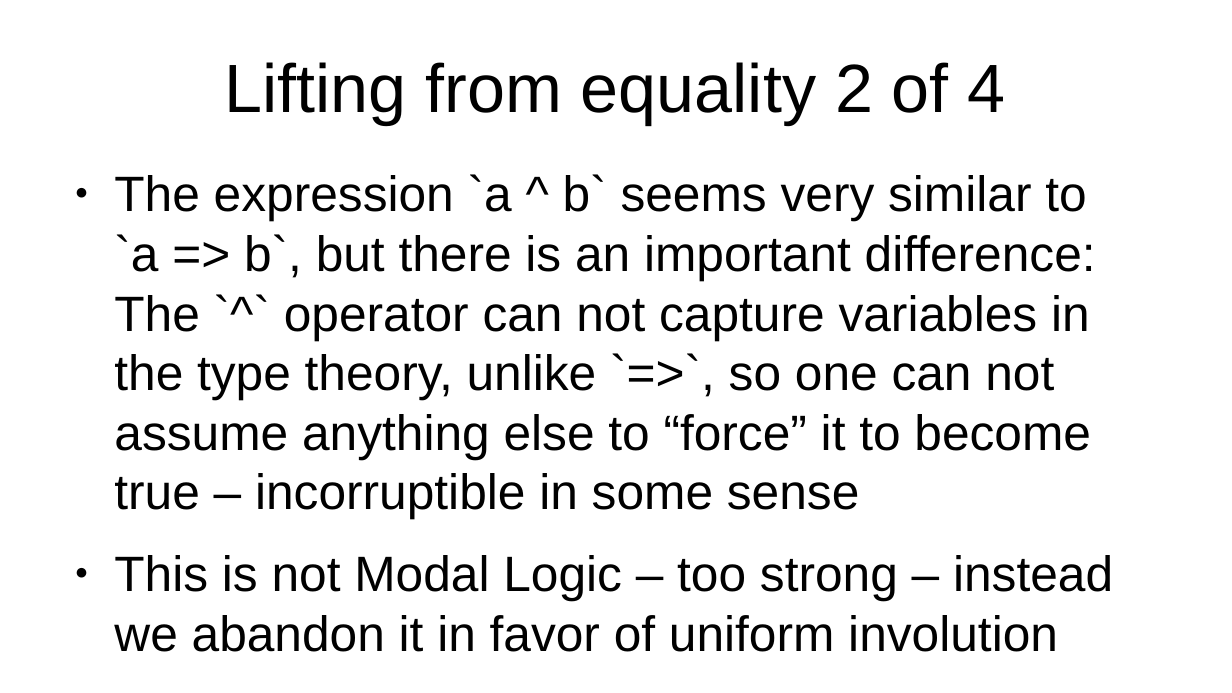
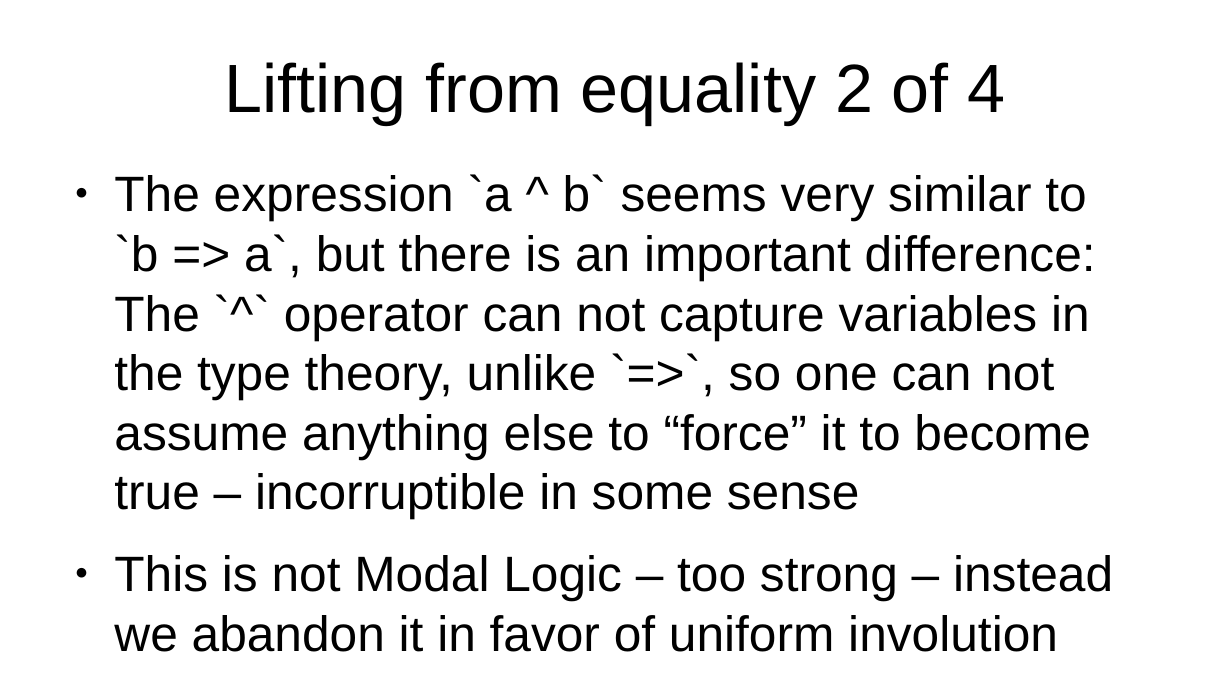
Before and after one commit to advancedresearch/path_semantics, a slide deck: slide 16 of papers-wip2/introduction-to-the-core-axiom.odp. Drawn at 1232x693 pixels with LibreOffice and Linux fonts; fonts in the diff are those of the drawing. Boxes give left, top, right and bottom in pixels: in the first picture for what was removed or moved away, otherwise in the second. Text is boxed around its words. In the diff, an @@ line names an element or a change of style, - is before the commit and + after.

```diff
--- a/papers-wip2/introduction-to-the-core-axiom.odp
+++ b/papers-wip2/introduction-to-the-core-axiom.odp
@@ text at (114,174,1096,519): text changed @@
-● The expression `a ^ b` seems very similar to
-  `a => b`, but there is an important difference: The `^` operator can not capture variables in the type theory, unlike `=>`, so one can not assume anything else to “force” it to become true – incorruptible in some sense
+● The expression `a ^ b` seems very similar to
+  `b => a`, but there is an important difference: The `^` operator can not capture variables in the type theory, unlike `=>`, so one can not assume anything else to “force” it to become true – incorruptible in some sense
```
Also in this commit, not shown: 1 other slide changed, 1 other file.
